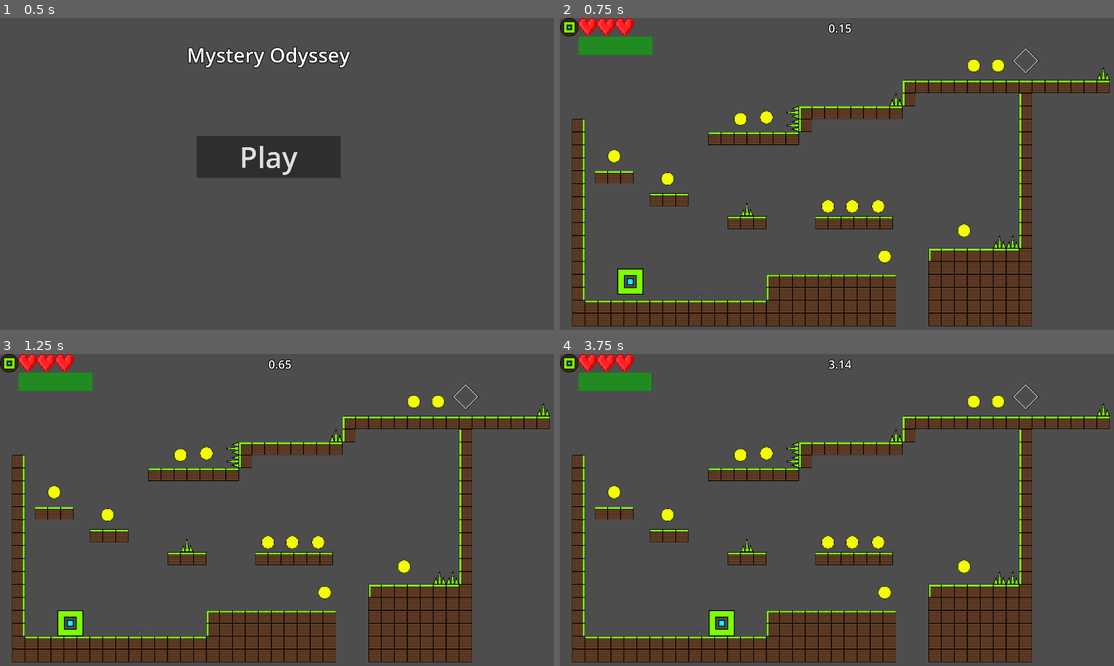
Above: before the commit, frames 1-4 (two rows, left to right).
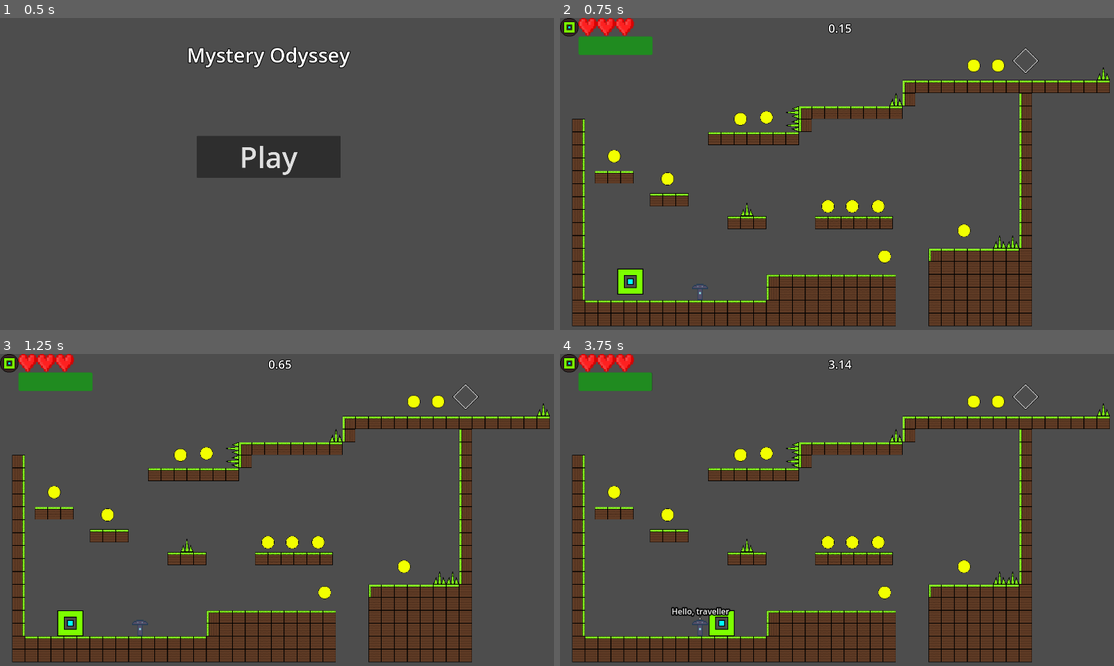
Above: after the commit, the same moments.

Repository: DavidWu531/Mystery-Odyssey
Game: Godot game, scene res://Scenes/main_menu.tscn
Same seed, same stepped clock (60 frames per second), same inputs: the game is played once before the commit and once after it.
Inputs:
- Up to frame 1 (0.5 s): no input
- Up to frame 2 (0.75 s): click "Play" at 0.5 s
- Up to frame 3 (1.25 s): no input
- Up to frame 4 (3.75 s): tap Enter at 1.25 s; hold D (Right) 1.28-2.78 s; tap E (Interact) at 1.35, 2.3, 2.85, 3.6 s; tap Space (Jump) at 1.52, 2.27 s; tap S (FastDrop) at 2.1 s; hold A (Left) 2.78-3.53 s; hold D (Right) from 3.53 s (still down)

Frame 1 is identical in both runs. In frame 2, less than 0.1% of the frame differs, in the area x 23-27%, y 85-91%; in frame 3, less than 0.1%; in frame 4, 0.3%, in the area x 20-31%, y 81-91%.

Commit message:
Experimenting with NPC dialogues

Diff:
--- a/Scenes/section_grass.tscn
+++ b/Scenes/section_grass.tscn
@@ -1,5 +1,6 @@
-[gd_scene load_steps=14 format=3 uid="uid://bs0rjq8hecmbe"]
-
+[gd_scene load_steps=17 format=3 uid="uid://bs0rjq8hecmbe"]
+
+[ext_resource type="Script" path="res://Scripts/GrassManager.gd" id="1_ef5ps"]
 [ext_resource type="TileSet" uid="uid://by7wu55cjrnhd" path="res://Resources/platforms.tres" id="1_f3bp0"]
 [ext_resource type="TileSet" uid="uid://dqj7cg6vm786t" path="res://Resources/obstacles.tres" id="2_tgpft"]
 [ext_resource type="Script" path="res://Scripts/Coins.gd" id="3_unk3e"]
@@ -7,6 +8,7 @@
 [ext_resource type="Script" path="res://Scripts/Checkpoint.gd" id="5_8wgrw"]
 [ext_resource type="Texture2D" uid="uid://bu4273q2tcrhf" path="res://Art/Checkpoint.png" id="6_n8anj"]
 [ext_resource type="Texture2D" uid="uid://d3mn8l1jrdceo" path="res://Art/NPC.png" id="7_anl2d"]
+[ext_resource type="Texture2D" uid="uid://bam67d3f7tdl1" path="res://Art/NPC_Interact.png" id="9_m4d8i"]
 
 [sub_resource type="CircleShape2D" id="CircleShape2D_8nprj"]
 radius = 32.0
@@ -44,7 +46,12 @@
 [sub_resource type="RectangleShape2D" id="RectangleShape2D_4jobg"]
 size = Vector2(32, 32)
 
+[sub_resource type="LabelSettings" id="LabelSettings_jwcme"]
+outline_size = 10
+outline_color = Color(0, 0, 0, 1)
+
 [node name="Section_Grass" type="Node2D"]
+script = ExtResource("1_ef5ps")
 
 [node name="Platforms" type="TileMap" parent="."]
 tile_set = ExtResource("1_f3bp0")
@@ -195,7 +202,8 @@
 [node name="NPCs" type="Node2D" parent="."]
 
 [node name="NPCI" type="Area2D" parent="NPCs"]
-position = Vector2(352, -40)
+position = Vector2(352, -64)
+scale = Vector2(2.5, 2.5)
 metadata/_edit_group_ = true
 
 [node name="Sprite2D" type="Sprite2D" parent="NPCs/NPCI"]
@@ -203,6 +211,21 @@
 
 [node name="CollisionShape2D" type="CollisionShape2D" parent="NPCs/NPCI"]
 shape = SubResource("RectangleShape2D_4jobg")
+
+[node name="Interactable" type="Sprite2D" parent="NPCs/NPCI"]
+visible = false
+position = Vector2(0, -28)
+texture = ExtResource("9_m4d8i")
+
+[node name="Dialogue" type="Label" parent="NPCs/NPCI"]
+offset_left = -129.0
+offset_top = -45.0
+offset_right = 132.0
+offset_bottom = -22.0
+label_settings = SubResource("LabelSettings_jwcme")
+horizontal_alignment = 1
+vertical_alignment = 1
+autowrap_mode = 2
 
 [connection signal="body_entered" from="Coins/CoinI" to="Coins/CoinI" method="_on_body_entered"]
 [connection signal="body_entered" from="Coins/CoinII" to="Coins/CoinII" method="_on_body_entered"]
@@ -216,3 +239,5 @@
 [connection signal="body_entered" from="Coins/CoinX" to="Coins/CoinX" method="_on_body_entered"]
 [connection signal="body_entered" from="Coins/CoinXI" to="Coins/CoinXI" method="_on_body_entered"]
 [connection signal="body_entered" from="Checkpoint" to="Checkpoint" method="_on_body_entered"]
+[connection signal="body_entered" from="NPCs/NPCI" to="." method="_on_npci_body_entered"]
+[connection signal="body_exited" from="NPCs/NPCI" to="." method="_on_npci_body_exited"]
--- a/Scripts/Coins.gd
+++ b/Scripts/Coins.gd
@@ -1,24 +1,9 @@
 extends Area2D
 
-
-# Called when the node enters the scene tree for the first time.
 func _ready():
 	set_deferred("monitorable", true)
 	set_deferred("monitoring", true)
 	$CollisionShape2D.set_deferred("disabled", false)
-
-	SignalBus.player_died.connect(player_died)
-
-# Called every frame. 'delta' is the elapsed time since the previous frame.
-func _process(_delta):
-	pass
-
-func player_died():
-	if $"../../Checkpoint/AnimatedSprite2D".animation == "Default":
-		show()
-		set_deferred("monitorable", true)
-		set_deferred("monitoring", true)
-		$CollisionShape2D.set_deferred("disabled", false)
 
 func _on_body_entered(body):
 	if "Player" in body.name:
--- /dev/null
+++ b/Scripts/GrassManager.gd
@@ -0,0 +1,29 @@
+extends Node2D
+
+var npci_dialogue = 0
+
+func _process(_delta):
+	if Input.is_action_just_pressed("Interact"):
+		if $NPCs/NPCI/Interactable.visible:
+			if npci_dialogue == 0:
+				$NPCs/NPCI/Dialogue.text = "Hello, traveller"
+			elif npci_dialogue == 1:
+				$NPCs/NPCI/Dialogue.text = "Wait, where have I seen you before?"
+			elif npci_dialogue == 2:
+				$NPCs/NPCI/Dialogue.text = "Anyway, whatever you're doing, watch out for obstacles"
+			else:
+				$NPCs/NPCI/Dialogue.text = ""
+				$NPCs/NPCI/Interactable.hide()
+			npci_dialogue += 1
+
+
+
+func _on_npci_body_entered(body):
+	if "Player" in body.name:
+		$NPCs/NPCI/Interactable.show()
+
+func _on_npci_body_exited(body):
+	if "Player" in body.name:
+		$NPCs/NPCI/Interactable.hide()
+		npci_dialogue = 0
+		$NPCs/NPCI/Dialogue.text = ""
--- /dev/null
+++ b/Scripts/Settings.gd
@@ -0,0 +1,14 @@
+extends Node
+
+var show_hitboxes = false
+var speedrun_mode = false
+
+
+# Called when the node enters the scene tree for the first time.
+func _ready():
+	pass # Replace with function body.
+
+
+# Called every frame. 'delta' is the elapsed time since the previous frame.
+func _process(delta):
+	pass
--- a/project.godot
+++ b/project.godot
@@ -18,6 +18,7 @@
 
 Global="*res://Scripts/Global.gd"
 SignalBus="*res://Scripts/SignalBus.gd"
+Settings="*res://Scripts/Settings.gd"
 
 [display]
 
@@ -55,5 +56,6 @@
 FastDrop={
 "deadzone": 0.5,
 "events": [Object(InputEventKey,"resource_local_to_scene":false,"resource_name":"","device":-1,"window_id":0,"alt_pressed":false,"shift_pressed":false,"ctrl_pressed":false,"meta_pressed":false,"pressed":false,"keycode":0,"physical_keycode":83,"key_label":0,"unicode":115,"echo":false,"script":null)
+, Object(InputEventKey,"resource_local_to_scene":false,"resource_name":"","device":-1,"window_id":0,"alt_pressed":false,"shift_pressed":false,"ctrl_pressed":false,"meta_pressed":false,"pressed":false,"keycode":0,"physical_keycode":4194322,"key_label":0,"unicode":0,"echo":false,"script":null)
 ]
 }
Binary file added: Art/NPC_Interact.png
Not shown, added: Art/NPC_Interact.png.import
